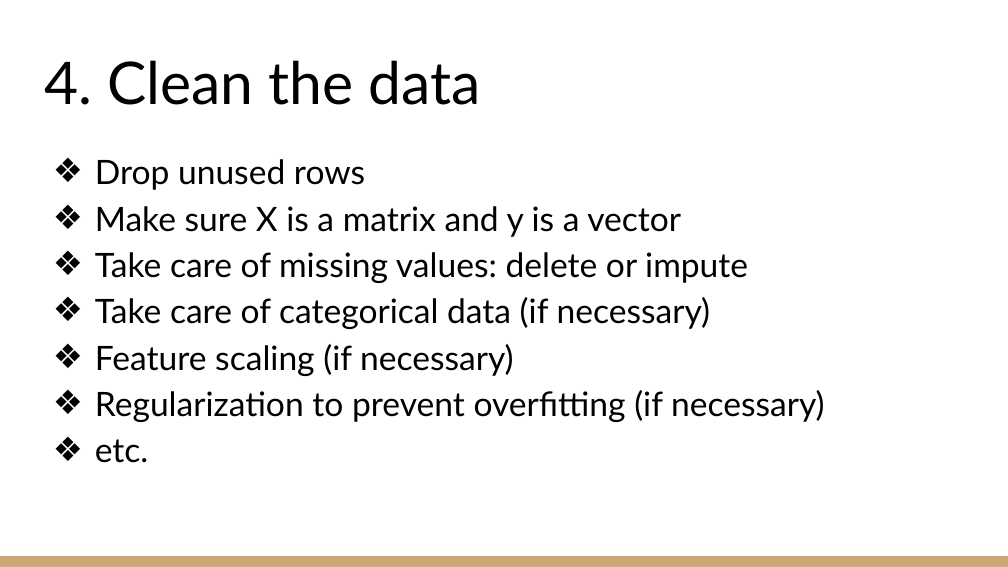
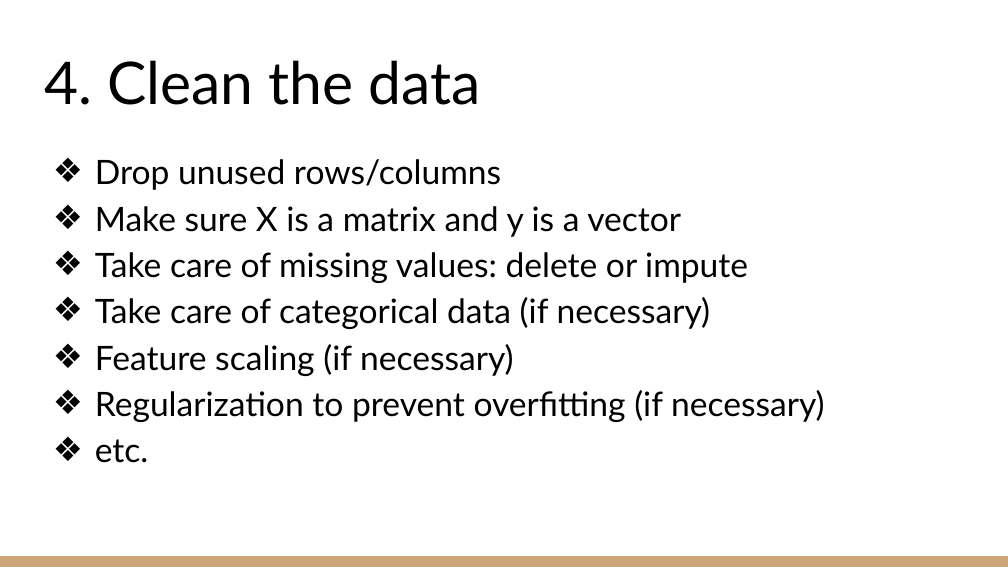
Before and after one commit to MarinaWyss/HertieDataNerds, a slide deck: slide 6 of ProjectExample/Data Science Projects.pptx. Drawn at 1008x567 pixels with LibreOffice and Linux fonts; fonts in the diff are those of the drawing. Boxes give left, top, right and bottom in pixels: in the first picture for what was removed or moved away, otherwise in the second. Text is boxed around its words. In the diff, an @@ line names an element or a change of style, - is before the commit and + after.

```diff
--- a/ProjectExample/Data Science Projects.pptx
+++ b/ProjectExample/Data Science Projects.pptx
@@ text at (x1=95, y1=159, x2=501, y2=190): text changed @@
-❖ Drop unused rows
+❖ Drop unused rows/columns
```
Also in this commit, not shown: 1 other slide changed.
